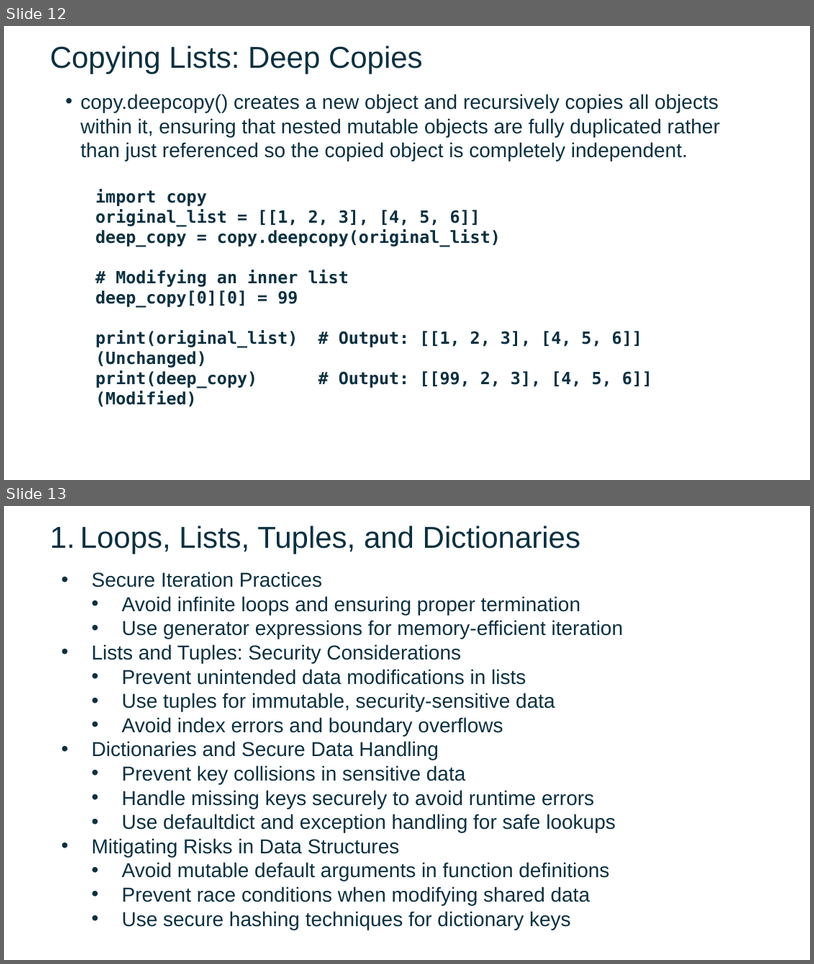
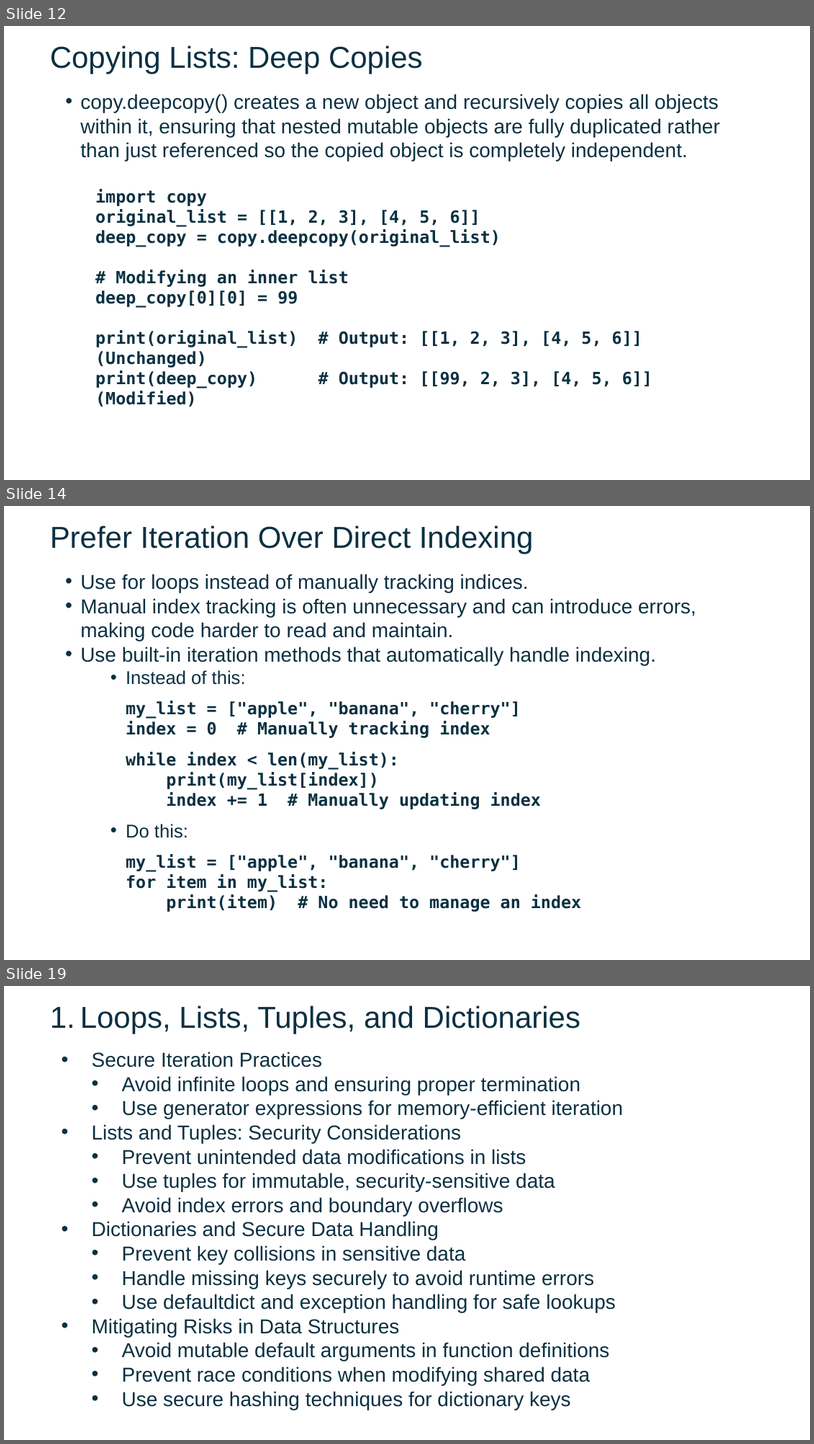
Before and after one commit to FSCJ-FacultyDev/SWC-Columbus-2025, a slide deck: Slides-Day2.pptx. Shown one above the other, each under a label of ours: slides 12 and 13 before the commit, slides 12, 14 and 19 after it; the slides between them are not shown. The pictures are 814x964 and 814x1444 pixels, drawn with LibreOffice and Linux fonts; fonts in the diff are those of the drawing; background and template pictures are left out. Boxes give left, top, right and bottom in pixels: in the first picture for what was removed or moved away, otherwise in the second. Text is boxed around its words. In the diff, an @@ line names an element or a change of style, - is before the commit and + after.

```diff
--- a/Slides-Day2.pptx
+++ b/Slides-Day2.pptx
@@ slide 14 added at [4, 506, 810, 960], background picture (left out) @@
@@ text added at [50, 525, 534, 554], 36 pt, text #0B3041 @@
+Prefer Iteration Over Direct Indexing
@@ text added at [80, 574, 697, 911], 20 pt, text #0B3041, bold @@
+  • Use for loops instead of manually tracking indices.
+  • Manual index tracking is often unnecessary and can introduce errors, making code harder to read and maintain.
+  • Use built-in iteration methods that automatically handle indexing.
+  • Instead of this:
+  my_list = ["apple", "banana", "cherry"]
+  index = 0 # Manually tracking index
+  while index < len(my_list):
+  print(my_list[index])
+  index += 1 # Manually updating index
+  • Do this:
+my_list = ["apple", "banana", "cherry"]
+for item in my_list:
+print(item) # No need to manage an index
@@ what was slide 13 is now slide 19 @@
```
Also in this commit, not shown: 1 slide changed, 5 other slides added.
